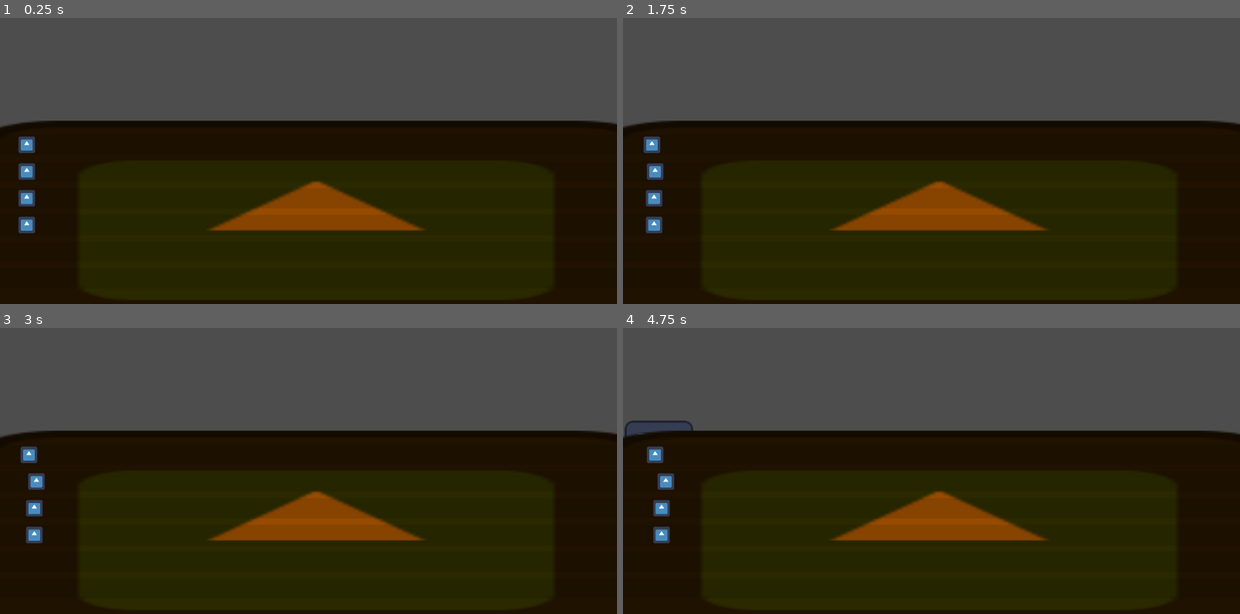
Above: before the commit, frames 1-4 (two rows, left to right).
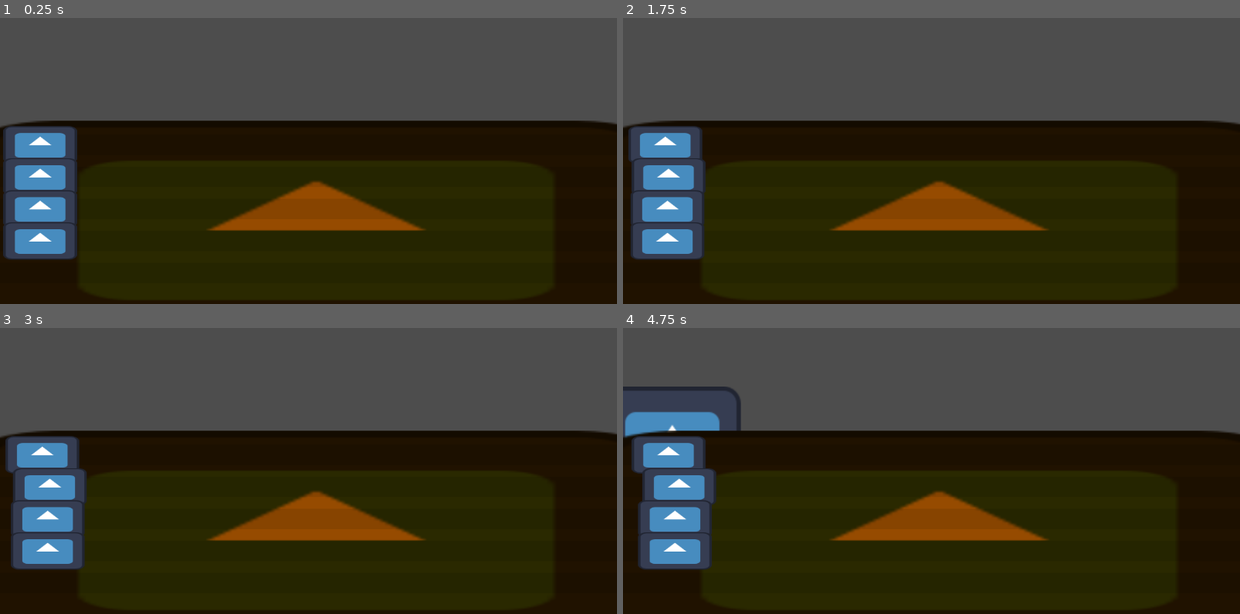
Above: after the commit, the same moments.

Repository: david8zhang/rat-race
Game: Godot game, scene res://scenes/Main.tscn
Same seed, same stepped clock (60 frames per second), same inputs: the game is played once before the commit and once after it. The engine's default icon, where the game draws it, is replaced by a stand-in: a white triangle on a blue panel in a dark square.
Inputs:
- Up to frame 1 (0.25 s): no input
- Up to frame 2 (1.75 s): tap Space at 0.77, 1.52 s
- Up to frame 3 (3 s): no input
- Up to frame 4 (4.75 s): tap Space at 3.02, 3.77, 4.52 s; tap Enter at 3.5 s

The runs differ from the first frame. In frame 1, 5.3% of the frame differs, in the area x 0-13%, y 37-85%; in frame 2, 5.3%; in frame 3, 5.3%; in frame 4, 6.9%, in the area x 0-20%, y 20-85%.

Commit message:
move rats who are caught back

Diff:
--- a/prefabs/Cat.tscn
+++ b/prefabs/Cat.tscn
@@ -4,6 +4,7 @@
 [ext_resource type="Texture2D" uid="uid://yfj3trajobbn" path="res://icon.svg" id="2_ww4y7"]
 
 [node name="Cat" type="Node2D"]
+scale = Vector2(2, 2)
 script = ExtResource("1_o158v")
 
 [node name="Sprite2D" type="Sprite2D" parent="."]
--- a/prefabs/Rat.tscn
+++ b/prefabs/Rat.tscn
@@ -1,11 +1,19 @@
-[gd_scene load_steps=3 format=3 uid="uid://bvpjp1ywv53wu"]
+[gd_scene load_steps=4 format=3 uid="uid://bvpjp1ywv53wu"]
 
 [ext_resource type="Texture2D" uid="uid://yfj3trajobbn" path="res://icon.svg" id="1_5xd2m"]
 [ext_resource type="Script" path="res://scripts/Rat.gd" id="1_6rk6t"]
 
-[node name="Rat" type="Node2D"]
+[sub_resource type="RectangleShape2D" id="RectangleShape2D_kfn0v"]
+size = Vector2(138, 70)
+
+[node name="Rat" type="RigidBody2D"]
+collision_layer = 2
 script = ExtResource("1_6rk6t")
 
 [node name="Sprite2D" type="Sprite2D" parent="."]
-scale = Vector2(0.25, 0.25)
+position = Vector2(2.08165e-12, 2.08165e-12)
+scale = Vector2(1.07202, 0.549316)
 texture = ExtResource("1_5xd2m")
+
+[node name="CollisionShape2D" type="CollisionShape2D" parent="."]
+shape = SubResource("RectangleShape2D_kfn0v")
--- a/project.godot
+++ b/project.godot
@@ -15,6 +15,19 @@
 config/features=PackedStringArray("4.1", "Forward Plus")
 config/icon="res://icon.svg"
 
+[autoload]
+
+PlayerVariables="*res://scripts/PlayerVariables.gd"
+
 [display]
 
 window/dpi/allow_hidpi=false
+
+[layer_names]
+
+2d_physics/layer_1="FinishArea"
+2d_physics/layer_2="Rats"
+
+[physics]
+
+2d/default_gravity_vector=Vector2(2.08165e-12, 2.08165e-12)
--- /dev/null
+++ b/scenes/GameOver.tscn
@@ -0,0 +1,24 @@
+[gd_scene load_steps=2 format=3 uid="uid://dqdiq3p1xwvuu"]
+
+[ext_resource type="Script" path="res://scripts/GameOver.gd" id="1_mvq2m"]
+
+[node name="GameOver" type="Node2D"]
+script = ExtResource("1_mvq2m")
+
+[node name="CanvasLayer" type="CanvasLayer" parent="."]
+
+[node name="Label" type="Label" parent="CanvasLayer"]
+anchors_preset = 8
+anchor_left = 0.5
+anchor_top = 0.5
+anchor_right = 0.5
+anchor_bottom = 0.5
+offset_left = -74.0
+offset_top = -13.0
+offset_right = 74.0
+offset_bottom = 13.0
+grow_horizontal = 2
+grow_vertical = 2
+theme_override_font_sizes/font_size = 30
+text = "Rat 1 is the winner!"
+horizontal_alignment = 1
--- a/scenes/Main.tscn
+++ b/scenes/Main.tscn
@@ -1,9 +1,12 @@
-[gd_scene load_steps=5 format=3 uid="uid://dfcmxmyxu2d0a"]
+[gd_scene load_steps=6 format=3 uid="uid://dfcmxmyxu2d0a"]
 
 [ext_resource type="Script" path="res://scripts/Game.gd" id="1_yyimo"]
 [ext_resource type="PackedScene" uid="uid://dcjoqinv63t28" path="res://prefabs/Cat.tscn" id="2_rvgao"]
 [ext_resource type="PackedScene" uid="uid://bvpjp1ywv53wu" path="res://prefabs/Rat.tscn" id="2_vph75"]
 [ext_resource type="PackedScene" uid="uid://dggyflmlkhc2b" path="res://prefabs/Table.tscn" id="3_krnvi"]
+
+[sub_resource type="RectangleShape2D" id="RectangleShape2D_lsypi"]
+size = Vector2(98, 343)
 
 [node name="Main" type="Node2D"]
 script = ExtResource("1_yyimo")
@@ -13,3 +16,13 @@
 
 [node name="Table" parent="." instance=ExtResource("3_krnvi")]
 position = Vector2(8, 469)
+
+[node name="Finish" type="Area2D" parent="."]
+collision_mask = 2
+
+[node name="CollisionShape2D" type="CollisionShape2D" parent="Finish"]
+position = Vector2(1101, 471.5)
+shape = SubResource("RectangleShape2D_lsypi")
+debug_color = Color(0, 0.6, 0.701961, 0.419608)
+
+[connection signal="body_entered" from="Finish" to="." method="_on_finish_body_entered"]
--- a/scripts/Game.gd
+++ b/scripts/Game.gd
@@ -9,7 +9,8 @@
 var is_punishing_caught_rats = false
 
 const NUM_RATS = 4
-const NUM_LANES = 6
+const NUM_LANES = 5
+const CAUGHT_PENALTY = 50
 
 func _ready():
 	var lane_y_pos = 350
@@ -17,7 +18,7 @@
 		var lane = Lane.create_new(lane_y_pos)
 		lanes.append(lane)
 		add_child(lane)
-		lane_y_pos += 50
+		lane_y_pos += 60
 
 	for i in range(0, NUM_RATS):
 		var rat = rat_scene.instantiate() as Rat
@@ -28,7 +29,7 @@
 		lanes[i].add_rat_to_lane(rat)
 		add_child(rat)
 
-	cat.global_position = Vector2(0, 400)
+	cat.global_position = Vector2(0, 450)
 
 	cat.on_hide.connect(on_cat_hide)
 	cat.on_peek.connect(on_cat_peek)
@@ -70,7 +71,7 @@
 
 func on_cat_watch():
 	var tween = create_tween()
-	tween.tween_property(cat, "global_position", Vector2(cat.global_position.x, 300), 0.25)
+	tween.tween_property(cat, "global_position", Vector2(cat.global_position.x, 250), 0.25)
 	var cpu_rats = get_all_cpu_rats()
 	for rat in cpu_rats:
 		var is_delay = randi_range(0, 1) == 0
@@ -95,11 +96,20 @@
 
 func process_caught_rats():
 	is_punishing_caught_rats = true
-	var all_rats = get_all_rats()
-	for r in all_rats:
-		if r.is_caught:
-			print("Caught: " + r.rat_name)
-	go_to_next_phase_after_wait_time()
+	var caught_rats = get_all_rats().filter(func(r): return r.is_caught)
+	push_back_caught_rat(caught_rats, 0)
+
+func push_back_caught_rat(caught_rats, index):
+	if index == caught_rats.size():
+		go_to_next_phase_after_wait_time()
+		return
+	var rat_to_push = caught_rats[index]
+	var new_x = max(Lane.INITIAL_START_X, rat_to_push.global_position.x - CAUGHT_PENALTY)
+	var tween = create_tween()
+	tween.tween_property(rat_to_push, "global_position", Vector2(new_x, rat_to_push.global_position.y), 0.25)
+	var on_tween_finished = Callable(self, "push_back_caught_rat").bind(caught_rats, index + 1)
+	tween.finished.connect(on_tween_finished)
+
 
 func cpu_stop_moving(rat: Rat):
 	rat.cpu_move_timer.stop()
@@ -107,7 +117,7 @@
 func on_cat_hide():
 	is_punishing_caught_rats = false
 	var tween = create_tween()
-	tween.tween_property(cat, "global_position", Vector2(cat.global_position.x, 400), 0.25)
+	tween.tween_property(cat, "global_position", Vector2(cat.global_position.x, 450), 0.25)
 	var cpu_rats = get_all_cpu_rats()
 	for rat in cpu_rats:
 		# Reset cpu move frequency (to make it more interesting)
@@ -121,3 +131,9 @@
 
 func go_to_next_phase_after_wait_time():
 	cat.go_to_next_phase()
+
+func _on_finish_body_entered(body):
+	if body is Rat:
+		var rat = body as Rat
+		PlayerVariables.winner_rat_name = rat.rat_name
+		get_tree().change_scene_to_file("res://scenes/GameOver.tscn")
--- /dev/null
+++ b/scripts/GameOver.gd
@@ -0,0 +1,8 @@
+class_name GameOver
+extends Node2D
+
+@onready var game_over_label = $CanvasLayer/Label as Label
+
+func _ready():
+	var winner_rat_name = PlayerVariables.winner_rat_name
+	game_over_label.text = winner_rat_name + " is the winner!"
--- a/scripts/Lane.gd
+++ b/scripts/Lane.gd
@@ -4,7 +4,7 @@
 const my_scene: PackedScene = preload("res://prefabs/Lane.tscn")
 @onready var sprite = $Sprite2D as Sprite2D
 
-var start_x = 50
+static var INITIAL_START_X = 75
 var start_y = 0
 var rats_in_lane = []
 
@@ -14,8 +14,8 @@
 	return lane
 
 func _ready():
-	global_position = Vector2(start_x, start_y)
+	global_position = Vector2(Lane.INITIAL_START_X, start_y)
 
 func add_rat_to_lane(rat: Rat):
 	rats_in_lane.append(rat)
-	rat.global_position = Vector2(start_x, start_y)
+	rat.global_position = Vector2(Lane.INITIAL_START_X, start_y)
--- /dev/null
+++ b/scripts/PlayerVariables.gd
@@ -0,0 +1,3 @@
+extends Node
+
+var winner_rat_name: String = ""
--- a/scripts/Rat.gd
+++ b/scripts/Rat.gd
@@ -1,5 +1,5 @@
 class_name Rat
-extends Node2D
+extends RigidBody2D
 
 @onready var game = get_node("/root/Main") as Game
 var rat_name = ""
